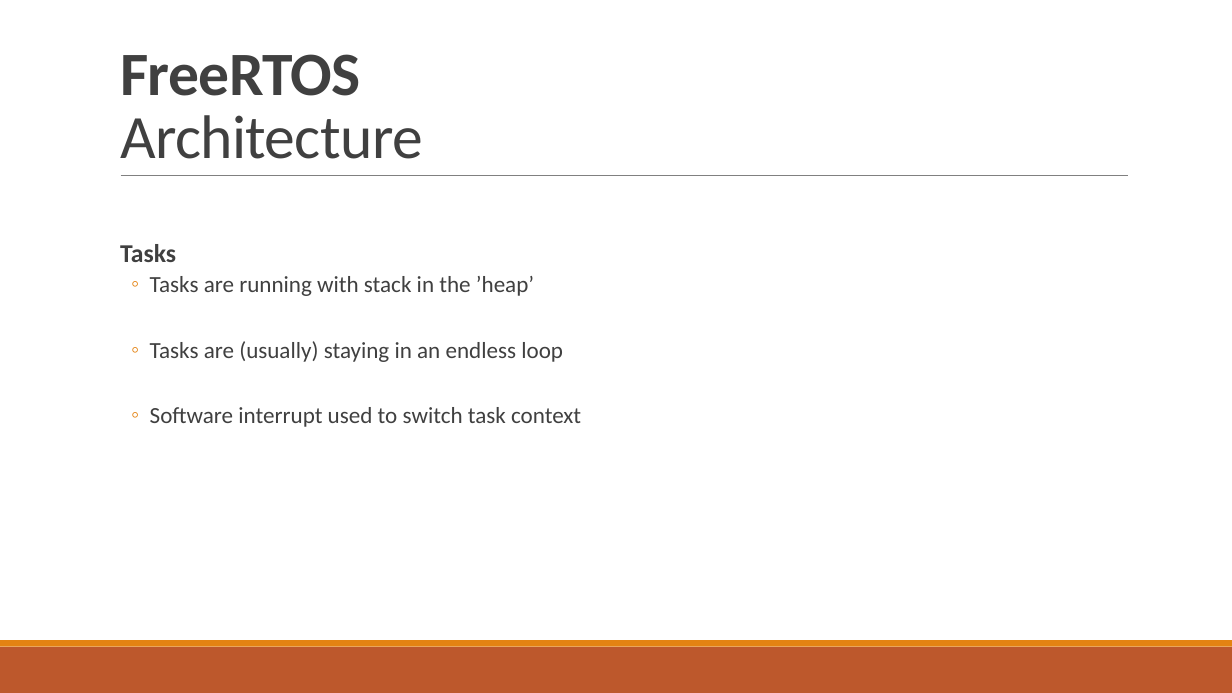
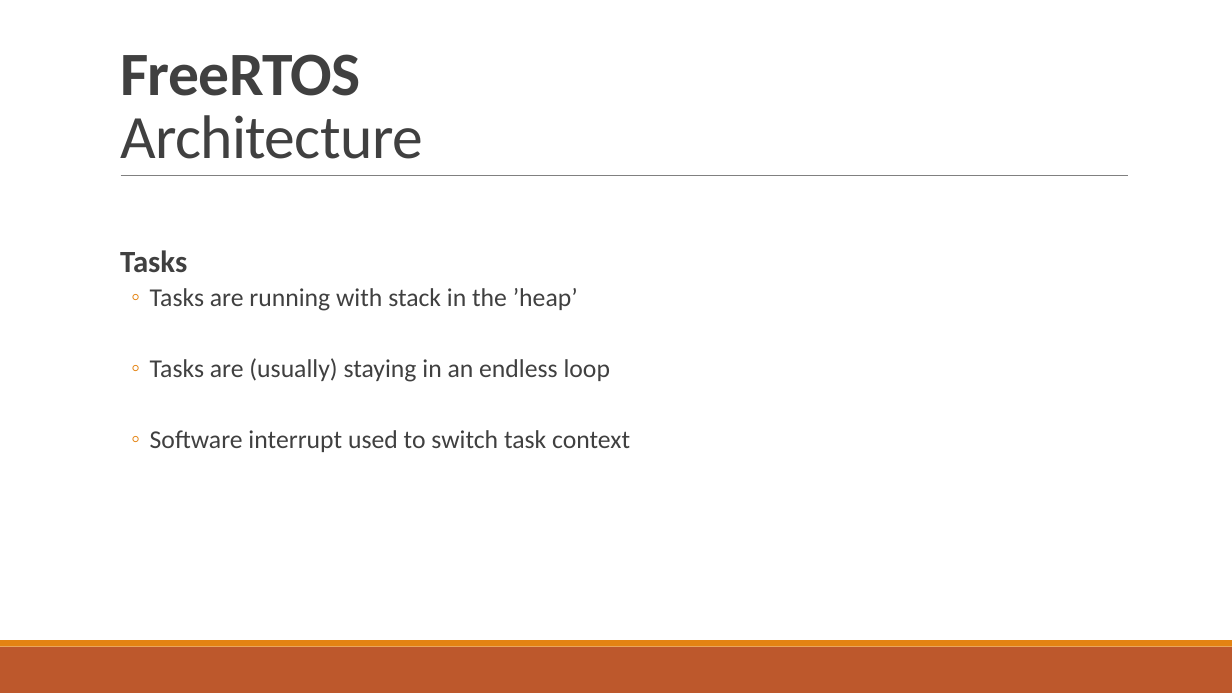
Before and after one commit to tfineich/INTRO_Projekt, a slide deck: slide 7 of Recap_SW5_Ineichen_Stecher.pptx. Drawn at 1232x693 pixels with LibreOffice and Linux fonts; fonts in the diff are those of the drawing. Boxes give left, top, right and bottom in pixels: in the first picture for what was removed or moved away, otherwise in the second. Text is boxed around its words. In the diff, an @@ line names an element or a change of style, - is before the commit and + after.

```diff
--- a/Recap_SW5_Ineichen_Stecher.pptx
+++ b/Recap_SW5_Ineichen_Stecher.pptx
@@ text "Tasks" at <box>120,250,630,452</box>: size 20 to 24 pt in "Tasks"; size 18 to 20 pt @@
```
Also in this commit, not shown: 2 other slides changed.
